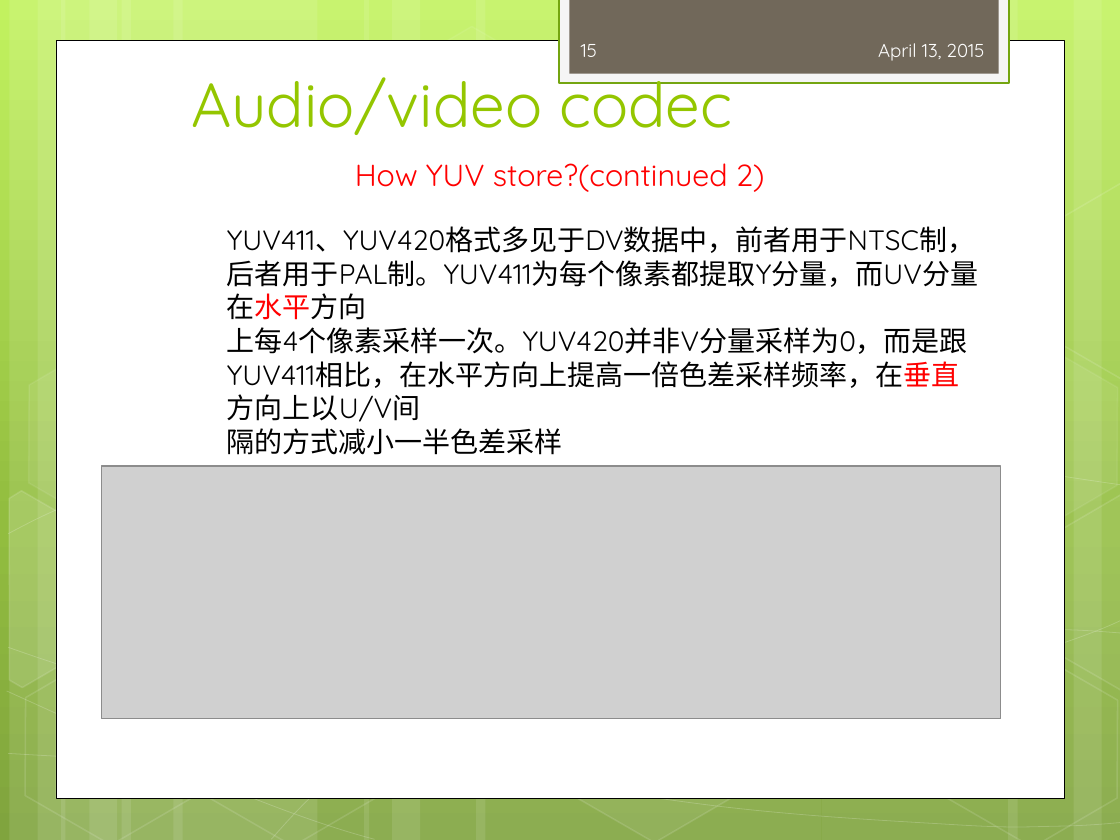
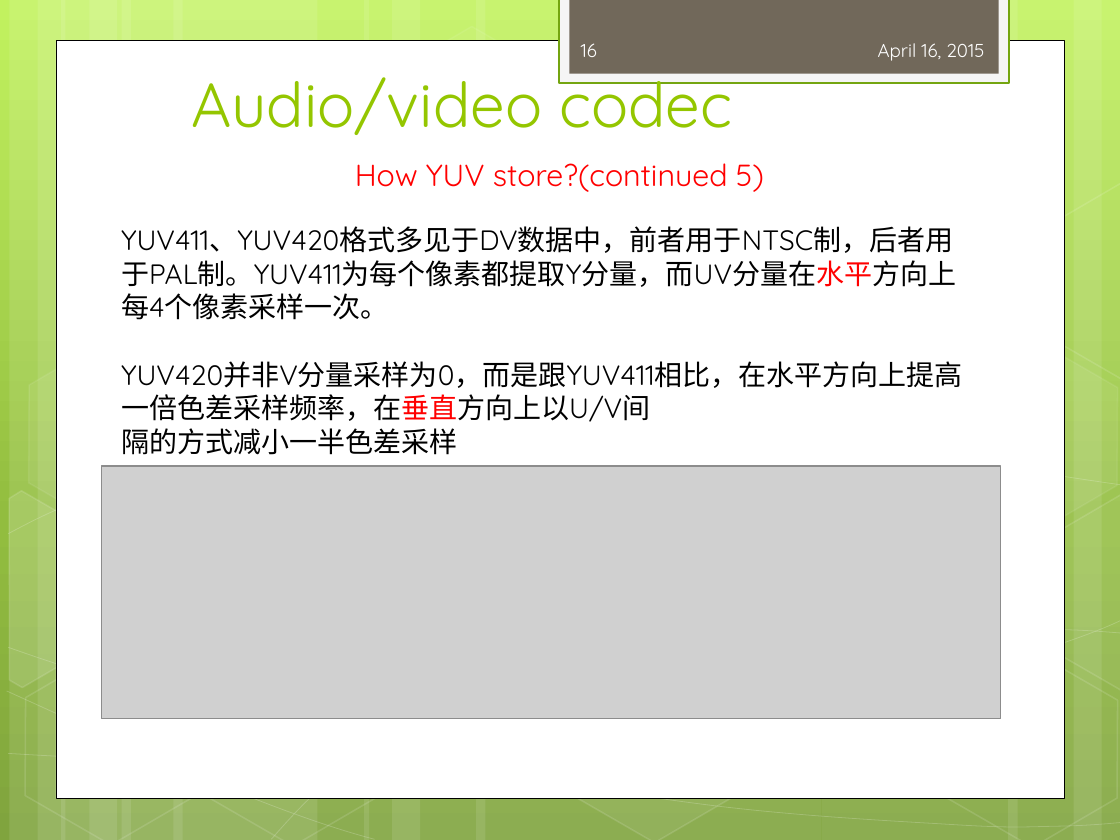
Before and after one commit to peterjerry/MeetSDK, a slide deck: slide 16 of engine2/Doc/training/mediaplayer_training.pptx (slide 15 before the commit). Drawn at 1120x840 pixels with LibreOffice and Linux fonts; fonts in the diff are those of the drawing; grey boxes stand for pictures. Boxes give left, top, right and bottom in pixels: in the first picture for what was removed or moved away, otherwise in the second. Text is boxed around its words. In the diff, an @@ line names an element or a change of style, - is before the commit and + after.

```diff
--- a/engine2/Doc/training/mediaplayer_training.pptx
+++ b/engine2/Doc/training/mediaplayer_training.pptx
@@ page number at (581,43,597,57): text changed @@
-15
+16
@@ text at (878,43,984,61): text changed @@
-April 13, 2015
+April 16, 2015
@@ text at (355,163,764,192): text changed @@
-How YUV store?(continued 2)
+How YUV store?(continued 5)
@@ text "YUV411、YUV420格式多见于DV数据中，前者用于NTSC制，后者用于PAL制。YUV411为每个像素都提取Y分量 ...": place and size @@
-text "YUV411、YUV420格式多见于DV数据中，前者用于NTSC制，后者用于PAL制。YUV411为每个像素都提取Y分量 ..." at (227,226,978,455)
+text "YUV411、YUV420格式多见于DV数据中，前者用于NTSC制，后者用于PAL制。YUV411为每个像素都提取Y分量 ..." at (121,226,963,455)
@@ text at (121,226,963,422): spaces changed @@
-YUV411、YUV420格式多见于DV数据中，前者用于NTSC制，后者用于PAL制。YUV411为每个像素都提取Y分量，而UV分量在水平方向
-上每4个像素采样一次。YUV420并非V分量采样为0，而是跟YUV411相比，在水平方向上提高一倍色差采样频率，在垂直方向上以U/V间
+YUV411、YUV420格式多见于DV数据中，前者用于NTSC制，后者用于PAL制。YUV411为每个像素都提取Y分量，而UV分量在水平方向上每4个像素采样一次。
+YUV420并非V分量采样为0，而是跟YUV411相比，在水平方向上提高一倍色差采样频率，在垂直方向上以U/V间
```
Also in this commit, not shown: 44 other slides changed, 12 slides added, 4 other files.
